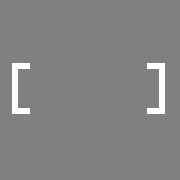
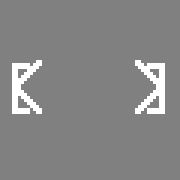
Layered file, before and after one edit (180px x 180px). Changes by layer:
showed "Layer #1" over left=18, top=60, right=159, bottom=114
